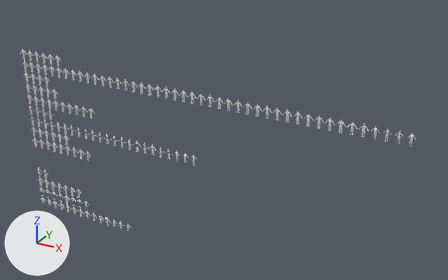
The Blender file Attires_Modular/Attires_ALL.blend: old version first, new version second.
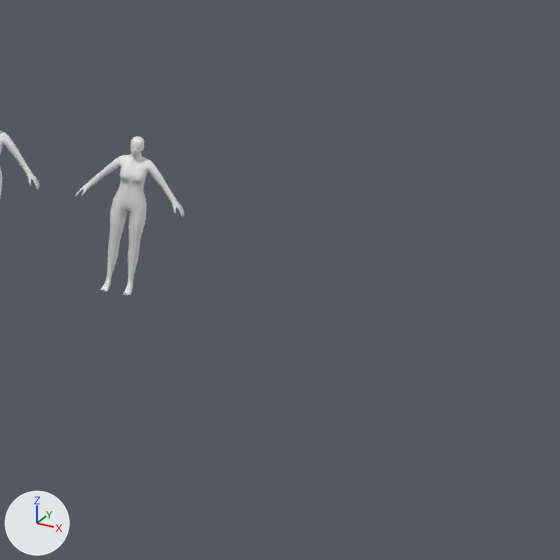
The first picture shows the older version from a camera (50 mm lens) standing at (78.1, -72.4, 57.5) and looking at (36.1, 3.9, 19.3). The close-ups show the older and then the newer version on the part from 89% to 100% of the width and 43% to 60% of the height of that picture. Only the edits that show in the close-ups are written down. Arrows for +X, +Y and +Z are at lower left; the lights stay in place.

Objects in the first close-up: 'FemaleModel.003' and 1 more.
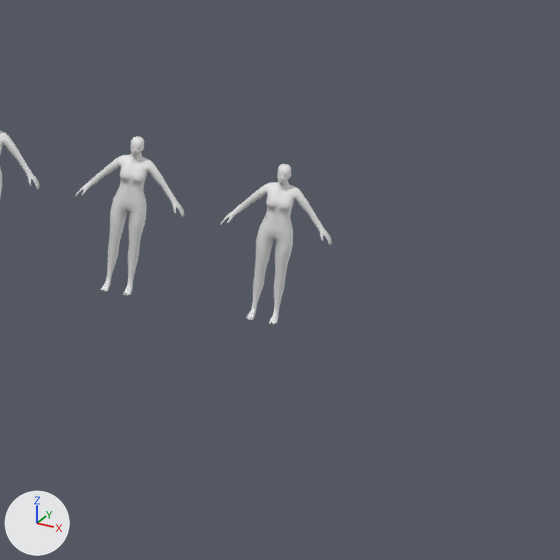
Location of each change, [x1, y1, x2, y2] in pixels of the close-ups (560 x 560 px):
'FemaleModel.011', added: after [221, 164, 332, 324]

Patch to the scene script:
```diff
--- a/Attires_Modular/Attires_ALL.blend.py
+++ b/Attires_Modular/Attires_ALL.blend.py
@@ ob_femalemodel_011 @@
+ob_femalemodel_011 = bpy.data.objects.new('FemaleModel.011', me_body_female_clothes_normal)
+ob_femalemodel_011.location = (66.0, 0.0, 26.0)
```
